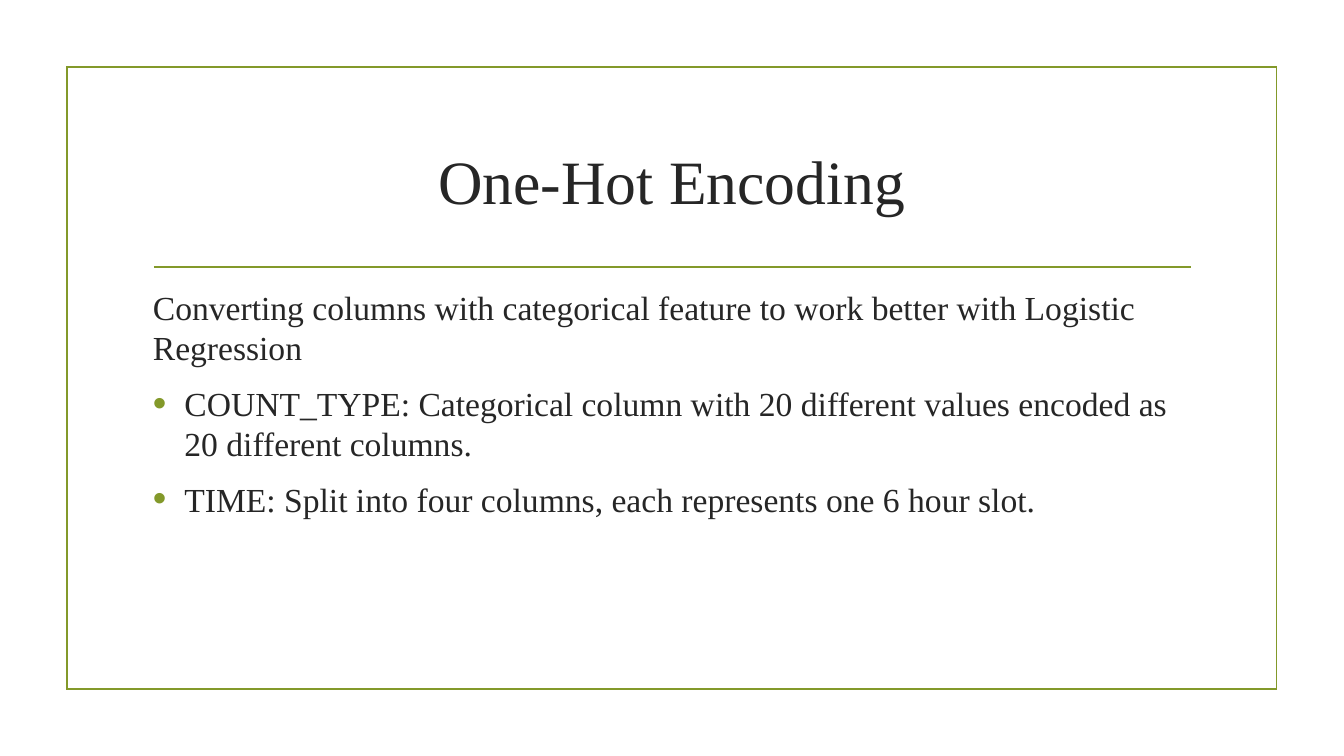
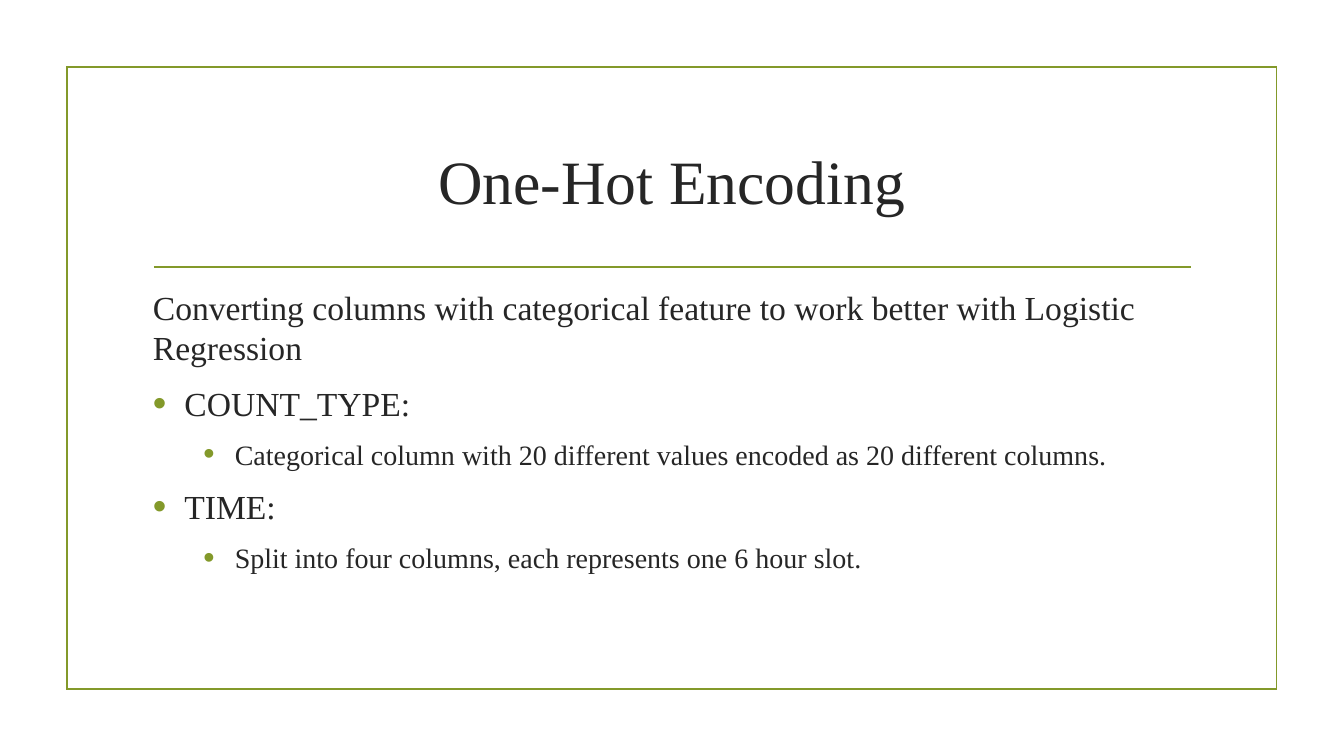
Before and after one commit to darshandpatel/eBird, a slide deck: slide 7 of PatelSankaraguru.pptx (slide 5 before the commit). Drawn at 1344x756 pixels with LibreOffice and Linux fonts; fonts in the diff are those of the drawing; background and template pictures are left out. Boxes give left, top, right and bottom in pixels: in the first picture for what was removed or moved away, otherwise in the second. Text is boxed around its words. In the diff, an @@ line names an element or a change of style, - is before the commit and + after.

```diff
--- a/PatelSankaraguru.pptx
+++ b/PatelSankaraguru.pptx
@@ text at bbox=[184, 393, 1106, 573]: text changed; size 24 to 20 pt @@
-• COUNT_TYPE: Categorical column with 20 different values encoded as 20 different columns.
-• TIME: Split into four columns, each represents one 6 hour slot.
+• COUNT_TYPE:
+  • Categorical column with 20 different values encoded as 20 different columns.
+• TIME:
+  • Split into four columns, each represents one 6 hour slot.
```
Also in this commit, not shown: 7 other slides changed, 10 slides added, 4 slides removed, 5 other files.
